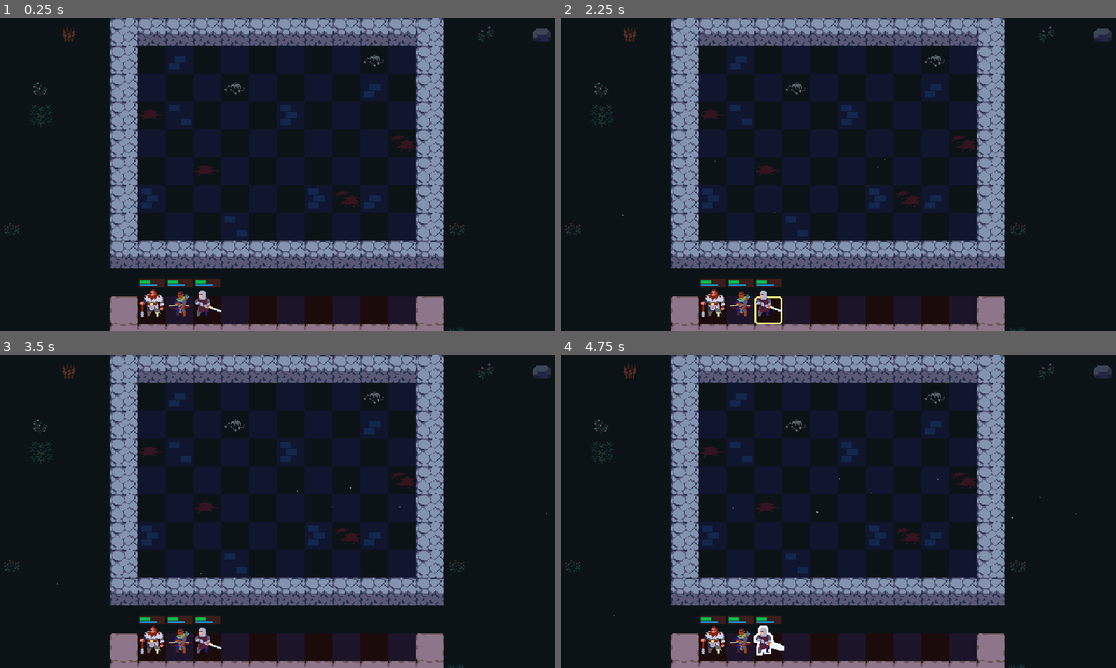
Above: before the commit, frames 1-4 (two rows, left to right).
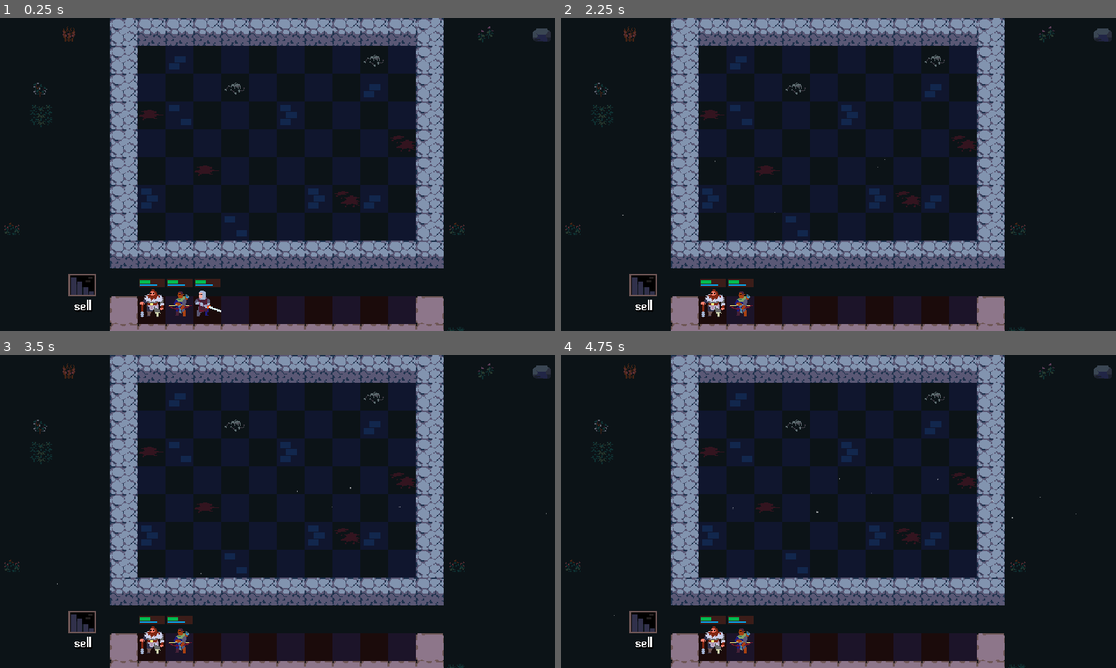
Above: after the commit, the same moments.

Repository: lcrol77/autobattler
Game: Godot game, scene res://scenes/arena/arena.tscn
Two runs of this game, one before a commit and one after it. Both use one fixed random seed, a clock stepped at 60 frames per second and the inputs below.
Inputs (mouse positions are in pixels of both pictures, inside the frame that each line leads up to):
- Up to frame 1 (0.25 s): no input
- Up to frame 2 (2.25 s): tap Enter at 0.5 s; drag from (710, 302) to (894, 105) at 0.52 s; drag from (738, 302) to (810, 237) at 1.27 s; move the mouse to (766, 302) at 2.02 s; hold S (quick_sell, bound only after the commit) from 2.03 s (still down); click (766, 302) at 2.17 s
- Up to frame 3 (3.5 s): release S (quick_sell, bound only after the commit) at 2.75 s; tap Space at 2.75 s; drag from (205, 639) to (111, 464) at 2.77 s
- Up to frame 4 (4.75 s): move the mouse to (1005, 558) at 3.52 s; press the mouse at (1005, 558) at 3.53 s; tap S (quick_sell, bound only after the commit) at 3.8 s; release the mouse at (1005, 558) at 4.25 s; tap Enter at 4.25 s; drag from (672, 464) to (766, 639) at 4.27 s

The runs differ from the first frame. In frame 1, 0.2% of the frame differs, in the area x 12-18%, y 81-94%; in frame 2, 0.6%; in frame 3, 0.5%; in frame 4, 0.7%, in the area x 12-41%, y 81-96%.

Commit message:
added unit spawner and sell portal

Diff:
--- a/componets/unit_grid.gd
+++ b/componets/unit_grid.gd
@@ -11,6 +11,14 @@
 	for i in size.x:
 		for j in size.y:
 			units[Vector2i(i,j)] = null
+	# FIXME: this is added to support manual creation of units by adding them in the scene tree
+	# and can be removed when no longer needed
+	for child in get_children():
+		if child is not Unit:
+			continue
+		var unit := child as Unit
+		var tile := (get_parent() as PlayArea).get_tile_from_global(unit.global_position)
+		add_unit(tile, unit)
 
 func add_unit(tile: Vector2i, unit: Node) -> void:
 	units[tile] = unit
--- a/componets/unit_spawner.gd
+++ b/componets/unit_spawner.gd
@@ -1,4 +1,28 @@
 class_name UnitSpawner
 extends Node
 
-signal unit_spawned()
+signal unit_spawned(unit: Unit)
+
+const UNIT = preload("res://scenes/unit/unit.tscn")
+
+@export var bench: PlayArea
+@export var game_area: PlayArea
+
+func _get_first_available_area() -> PlayArea:
+	if not bench.unit_grid.is_grid_full():
+		return bench
+	elif not game_area.unit_grid.is_grid_full():
+		return game_area
+	return null
+
+func spawn_unit(unit: UnitStats) -> void:
+	var area:=_get_first_available_area()
+	# TODO: in the future throe a popup error in the ui
+	assert(area, "no available space to add unit!")
+	var new_unit = UNIT.instantiate()
+	var tile := area.unit_grid.get_first_empty_tile()
+	area.unit_grid.add_child(new_unit)
+	area.unit_grid.add_unit(tile, new_unit)
+	new_unit.global_position = area.get_global_from_tile(tile) -Arena.HALF_CELL_SIZE
+	new_unit.stats = unit
+	unit_spawned.emit(new_unit)
--- /dev/null
+++ b/data/player/player_stats.gd
@@ -0,0 +1,18 @@
+class_name PlayerStats
+extends Resource
+
+@export_range(0,99) var gold: int: set = _set_gold
+@export_range(0,99) var xp: int: set = _set_xp
+@export_range(1,10) var level: int: set = _set_level
+
+func _set_gold(value: int) -> void:
+	gold = value
+	emit_changed()
+
+func _set_xp(value: int) -> void:
+	xp = value
+	emit_changed()
+
+func _set_level(value: int) -> void:
+	level = value
+	emit_changed()
--- /dev/null
+++ b/data/player/player_stats.tres
@@ -0,0 +1,10 @@
+[gd_resource type="Resource" script_class="PlayerStats" load_steps=2 format=3 uid="uid://b840qggeqwpcv"]
+
+[ext_resource type="Script" uid="uid://dg43a3nw48xr4" path="res://data/player/player_stats.gd" id="1_o1dyv"]
+
+[resource]
+script = ExtResource("1_o1dyv")
+gold = 50
+xp = 0
+level = 0
+metadata/_custom_type_script = "uid://dg43a3nw48xr4"
--- a/data/units/unit_stats.gd
+++ b/data/units/unit_stats.gd
@@ -14,9 +14,19 @@
 @export_category("Data")
 @export var rarity: Rarity
 @export var gold_cost := 1
+@export_range(1,3) var tier := 1:
+	set(value):
+		tier = value
+		emit_changed()
 
 @export_category("Visuals")
 @export var skin_coordinates: Vector2i
 
+func get_combined_unit_count() -> int:
+	return 3 ** (tier -1)
+
+func get_gold_value() -> int:
+	return gold_cost * get_combined_unit_count()
+
 func _to_string() -> String:
 	return name
--- a/project.godot
+++ b/project.godot
@@ -24,9 +24,17 @@
 window/stretch/mode="viewport"
 window/stretch/scale_mode="integer"
 
+[dotnet]
+
+project/assembly_name="autobattler"
+
 [global_group]
 
 units=""
+
+[gui]
+
+theme/custom="uid://dfwyixi7xkn7k"
 
 [input]
 
@@ -40,6 +48,11 @@
 "events": [Object(InputEventMouseButton,"resource_local_to_scene":false,"resource_name":"","device":-1,"window_id":0,"a …(253 unchanged characters)…
 ]
 }
+quick_sell={
+"deadzone": 0.2,
+"events": [Object(InputEventKey,"resource_local_to_scene":false,"resource_name":"","device":-1,"window_id":0,"alt_pressed":false,"shift_pressed":false,"ctrl_pressed":false,"meta_pressed":false,"pressed":false,"keycode":0,"physical_keycode":83,"key_label":0,"unicode":115,"location":0,"echo":false,"script":null)
+]
+}
 
 [rendering]
 
--- a/scenes/arena/arena.gd
+++ b/scenes/arena/arena.gd
@@ -4,3 +4,11 @@
 const CELL_SIZE := Vector2(32,32)
 const HALF_CELL_SIZE := Vector2(16,16)
 const QUARTER_CELL_SIZE := Vector2(16,16)
+
+@onready var unit_mover: UnitMover = $UnitMover
+@onready var unit_spawner: UnitSpawner = $UnitSpawner
+@onready var sell_portal: SellPortal = $SellPortal
+
+func _ready() -> void:
+	unit_spawner.unit_spawned.connect(unit_mover.setup_unit)
+	unit_spawner.unit_spawned.connect(sell_portal.setup_unit)
--- a/scenes/arena/arena.tscn
+++ b/scenes/arena/arena.tscn
@@ -10,6 +10,9 @@
 [ext_resource type="Script" uid="uid://22lg2qm7gpdn" path="res://componets/unit_mover.gd" id="8_73hv5"]
 [ext_resource type="Resource" uid="uid://hbifgqe1rnnq" path="res://data/units/robin.tres" id="8_o0sm7"]
 [ext_resource type="Resource" uid="uid://dy7hv430y4a5l" path="res://data/units/arthur.tres" id="8_qvnev"]
+[ext_resource type="Script" uid="uid://dy2y0eqmvdmmm" path="res://componets/unit_spawner.gd" id="11_xgbxb"]
+[ext_resource type="PackedScene" uid="uid://b2n6m3532hplj" path="res://scenes/sell_portal/sell_portal.tscn" id="12_s83md"]
+[ext_resource type="Resource" uid="uid://b840qggeqwpcv" path="res://data/player/player_stats.tres" id="13_fv88w"]
 
 [sub_resource type="Curve" id="Curve_fkdd5"]
 _data = [Vector2(0, 0), 0.0, 0.0, 0, 0, Vector2(0.252914, 1), 0.0, 0.0, 0, 0, Vector2(0.807692, 1), 0.0, 0.0, 0, 0, Vector2(1, 0), 0.0, 0.0, 0, 0]
@@ -103,20 +106,21 @@
 [node name="Highlight" type="TileMapLayer" parent="Bench"]
 tile_set = ExtResource("1_1thxu")
 
-[node name="Unit" parent="Bench" instance=ExtResource("4_cw02r")]
-
-[node name="Unit2" parent="Bench" instance=ExtResource("4_cw02r")]
-position = Vector2(32, 0)
-stats = ExtResource("8_o0sm7")
-
-[node name="Unit3" parent="Bench" instance=ExtResource("4_cw02r")]
-position = Vector2(64, 0)
-stats = ExtResource("8_qvnev")
-
 [node name="BenchUnitGrid" type="Node2D" parent="Bench"]
 position = Vector2(0, -288)
 script = ExtResource("4_01csu")
 size = Vector2i(10, 1)
+
+[node name="Unit" parent="Bench/BenchUnitGrid" instance=ExtResource("4_cw02r")]
+position = Vector2(0, 288)
+
+[node name="Unit2" parent="Bench/BenchUnitGrid" instance=ExtResource("4_cw02r")]
+position = Vector2(32, 288)
+stats = ExtResource("8_o0sm7")
+
+[node name="Unit3" parent="Bench/BenchUnitGrid" instance=ExtResource("4_cw02r")]
+position = Vector2(64, 288)
+stats = ExtResource("8_qvnev")
 
 [node name="TileHighlighter" type="Node" parent="Bench" node_paths=PackedStringArray("play_area", "highlight_layer")]
 script = ExtResource("6_5nv6f")
@@ -125,6 +129,15 @@
 highlight_layer = NodePath("../Highlight")
 tile = Vector2i(3, 0)
 
+[node name="SellPortal" parent="." instance=ExtResource("12_s83md")]
+position = Vector2(80, 288)
+player_stats = ExtResource("13_fv88w")
+
 [node name="UnitMover" type="Node" parent="." node_paths=PackedStringArray("play_areas")]
 script = ExtResource("8_73hv5")
 play_areas = [NodePath("../GameArea"), NodePath("../Bench")]
+
+[node name="UnitSpawner" type="Node" parent="." node_paths=PackedStringArray("bench", "game_area")]
+script = ExtResource("11_xgbxb")
+bench = NodePath("../Bench")
+game_area = NodePath("../GameArea")
--- /dev/null
+++ b/scenes/sell_portal/sell_portal.gd
@@ -0,0 +1,43 @@
+class_name SellPortal
+extends Area2D
+
+@export var player_stats: PlayerStats
+
+@onready var outline_highlighter: OutlineHighlighter = $outline_highlighter
+@onready var gold: HBoxContainer = %Gold
+@onready var gold_label: Label = %GoldLabel
+
+var current_unit: Unit
+
+func _ready() -> void:
+	var units := get_tree().get_nodes_in_group("units")
+	for unit in units:
+		setup_unit(unit)
+
+func setup_unit(unit: Unit) -> void:
+	unit.drag_and_drop.dropped.connect(_on_unit_dropped.bind(unit))
+	unit.quick_sell_pressed.connect(_sell_unit.bind(unit))
+
+func _on_unit_dropped(starting_position: Vector2, unit: Unit) -> void:
+	if unit and unit == current_unit:
+		_sell_unit(unit)
+
+func _sell_unit(unit: Unit) -> void:
+	player_stats.gold += unit.stats.get_gold_value()
+	# TODO: give items back to item pool
+	# TODO: put units back to the pool
+	print(player_stats.gold)
+	unit.queue_free()
+
+func _on_area_entered(unit: Unit) -> void:
+	current_unit = unit
+	outline_highlighter.highlight()
+	gold_label.text = str(unit.stats.get_gold_value())
+	gold.show()
+
+func _on_area_exited(unit: Unit) -> void:
+	if unit and current_unit == unit:
+		current_unit = null
+	outline_highlighter.clear_highlight()
+	gold_label.text = str(-1)
+	gold.hide()
--- /dev/null
+++ b/scenes/sell_portal/sell_portal.tscn
@@ -0,0 +1,69 @@
+[gd_scene load_steps=8 format=3 uid="uid://b2n6m3532hplj"]
+
+[ext_resource type="Material" uid="uid://bb8m5fhpi4wqn" path="res://assets/shaders/2d_outline_shader.tres" id="1_g4w48"]
+[ext_resource type="Script" uid="uid://cm5dmnwgvr44s" path="res://scenes/sell_portal/sell_portal.gd" id="1_q37ab"]
+[ext_resource type="Texture2D" uid="uid://b1ro1ssup7dcp" path="res://assets/sprites/tiles.png" id="2_se251"]
+[ext_resource type="Script" uid="uid://dqikk845wex1e" path="res://componets/outline_highlighter.gd" id="3_q37ab"]
+[ext_resource type="Texture2D" uid="uid://c4awhqfup7o2k" path="res://assets/sprites/gold.png" id="4_se251"]
+
+[sub_resource type="CircleShape2D" id="CircleShape2D_gmlex"]
+radius = 24.0
+
+[sub_resource type="LabelSettings" id="LabelSettings_g4w48"]
+shadow_size = 2
+shadow_color = Color(0, 0, 0, 0.627451)
+
+[node name="SellPortal" type="Area2D"]
+script = ExtResource("1_q37ab")
+
+[node name="Visuals" type="CanvasGroup" parent="."]
+material = ExtResource("1_g4w48")
+
+[node name="Sprite2D" type="Sprite2D" parent="Visuals"]
+position = Vector2(16, 16)
+texture = ExtResource("2_se251")
+region_enabled = true
+region_rect = Rect2(224, 512, 32, 32)
+
+[node name="CollisionShape2D" type="CollisionShape2D" parent="."]
+position = Vector2(16, 16)
+shape = SubResource("CircleShape2D_gmlex")
+
+[node name="outline_highlighter" type="Node" parent="." node_paths=PackedStringArray("visuals")]
+script = ExtResource("3_q37ab")
+visuals = NodePath("../Visuals")
+outline_color = Color(0.556863, 0.913725, 0.745098, 1)
+outline_thinkness = 2
+
+[node name="Label" type="Label" parent="."]
+offset_top = 36.0
+offset_right = 32.0
+offset_bottom = 59.0
+text = "sell"
+label_settings = SubResource("LabelSettings_g4w48")
+horizontal_alignment = 1
+
+[node name="Gold" type="HBoxContainer" parent="."]
+unique_name_in_owner = true
+visible = false
+offset_top = 51.0
+offset_right = 32.0
+offset_bottom = 69.0
+alignment = 1
+
+[node name="GoldLabel" type="Label" parent="Gold"]
+unique_name_in_owner = true
+layout_mode = 2
+text = "1"
+label_settings = SubResource("LabelSettings_g4w48")
+horizontal_alignment = 1
+
+[node name="TextureRect" type="TextureRect" parent="Gold"]
+custom_minimum_size = Vector2(9, 0)
+layout_mode = 2
+texture = ExtResource("4_se251")
+expand_mode = 1
+stretch_mode = 5
+
+[connection signal="area_entered" from="." to="." method="_on_area_entered"]
+[connection signal="area_exited" from="." to="." method="_on_area_exited"]
--- a/scenes/unit/unit.gd
+++ b/scenes/unit/unit.gd
@@ -1,6 +1,8 @@
 @tool
 class_name Unit
 extends Area2D
+
+signal quick_sell_pressed
 
 @export var stats: UnitStats : set = set_stats
 @onready var skin: Sprite2D = %Skin
@@ -10,10 +12,18 @@
 @onready var velocity_based_rotation: VelocityBasedRotation = $VelocityBasedRotation
 @onready var outline_highlighter: OutlineHighlighter = $OutlineHighlighter
 
+var is_hovered := false
+
 func _ready() -> void:
 	if not Engine.is_editor_hint():
 		drag_and_drop.drag_started.connect(_on_drag_started)
 		drag_and_drop.drag_canceled.connect(_on_drag_canceled)
+
+func _input(event: InputEvent) -> void:
+	if not is_hovered:
+		return
+	if event.is_action_pressed("quick_sell"):
+		quick_sell_pressed.emit()
 
 func _on_drag_started():
 	velocity_based_rotation.enabled = true
@@ -37,12 +47,13 @@
 func _on_mouse_entered() -> void:
 	if drag_and_drop.dragging:
 		return
+	is_hovered = true
 	outline_highlighter.highlight()
 	z_index = 1
 
 func _on_mouse_exited() -> void:
 	if drag_and_drop.dragging:
 		return
-
+	is_hovered = false
 	outline_highlighter.clear_highlight()
 	z_index = 0
Not shown, added: data/player/player_stats.gd.uid
Not shown: 1 places in scenes/arena/arena.tscn that only renumber resources
Not shown, added: scenes/sell_portal/sell_portal.gd.uid
